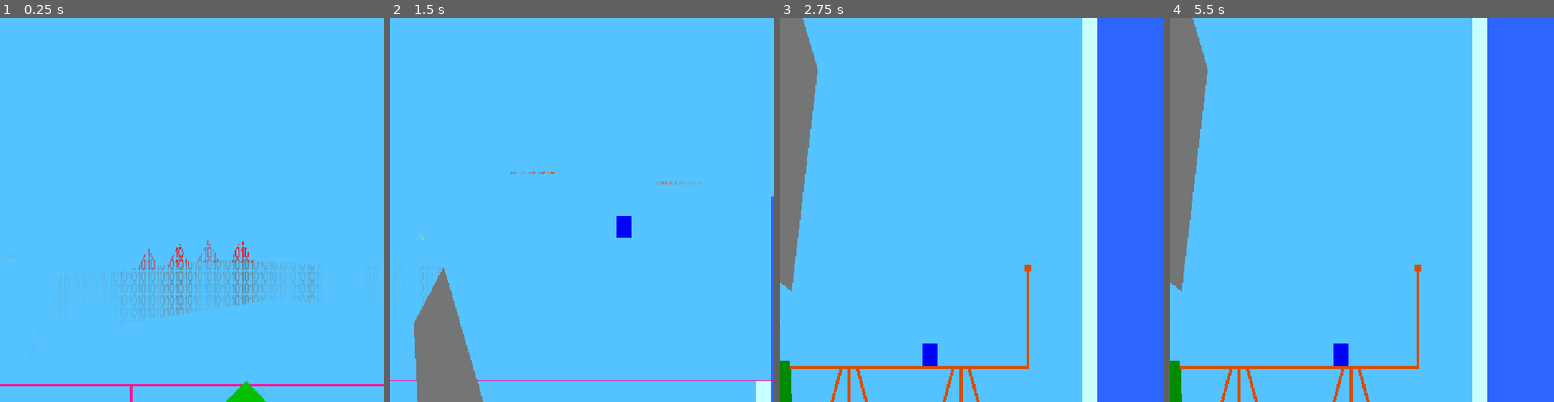
Above: before the commit, frames 1-4 (left to right).
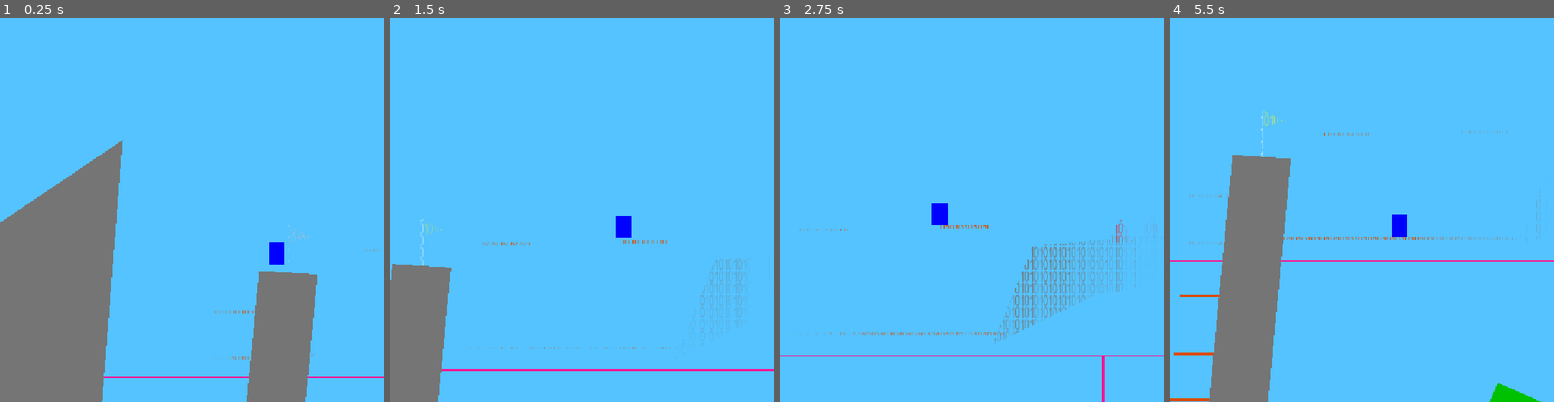
Above: after the commit, the same moments.

Repository: xorblo-doitus/OOB
Game: Godot game, scene res://src/gameplay/world/world.tscn
The game is run twice, just before and just after one commit, with the same random seed, the same clock (stepped at 60 frames per second) and the same inputs.
Inputs:
- Up to frame 1 (0.25 s): no input
- Up to frame 2 (1.5 s): hold D (right) from 0.53 s (still down); tap Space (jump) at 0.77 s
- Up to frame 3 (2.75 s): tap Space (jump) at 1.52 s; release D (right) at 2.03 s; hold Left (left) from 2.03 s (still down)
- Up to frame 4 (5.5 s): release Left (left) at 2.78 s; hold D (right) 2.78-4.28 s; tap Space (jump) at 3.02, 3.77, 4.52 s; hold Left (left) 4.28-5.03 s; hold D (right) from 5.03 s (still down)

The runs differ from the first frame. In frame 1, 25% of the frame differs, in the area x 0-100%, y 31-100%; in frame 2, 6.7%; in frame 3, 30%; in frame 4, 38%, in the area x 0-100%, y 0-100%.

Commit message:
Added 4th level

Diff:
--- a/src/gameplay/world/world.tscn
+++ b/src/gameplay/world/world.tscn
@@ -21,6 +21,89 @@
 [sub_resource type="RectangleShape2D" id="RectangleShape2D_oqi2p"]
 size = Vector2(294, 751)
 
+[sub_resource type="RectangleShape2D" id="RectangleShape2D_66050"]
+size = Vector2(453, 178)
+
+[sub_resource type="Animation" id="Animation_atomd"]
+resource_name = "float"
+length = 4.0
+loop_mode = 1
+tracks/0/type = "bezier"
+tracks/0/imported = false
+tracks/0/enabled = true
+tracks/0/path = NodePath(".:position:x")
+tracks/0/interp = 1
+tracks/0/loop_wrap = true
+tracks/0/keys = {
+"handle_modes": PackedInt32Array(0, 0, 0, 0),
+"points": PackedFloat32Array(-398, -0.25, 0, 0.25, 0, -397, -0.25, 0, 0.25, 0, -385.536, -0.25, 0, 0.25, 0, -398, -0.25, 0, 0.25, 0),
+"times": PackedFloat32Array(0, 1, 2.4, 4)
+}
+tracks/1/type = "bezier"
+tracks/1/imported = false
+tracks/1/enabled = true
+tracks/1/path = NodePath(".:position:y")
+tracks/1/interp = 1
+tracks/1/loop_wrap = true
+tracks/1/keys = {
+"handle_modes": PackedInt32Array(0, 0, 0, 0),
+"points": PackedFloat32Array(422, -0.25, 0, 0.25, 0, 413, -0.25, 0, 0.25, 0, 447.823, -0.25, 0, 0.25, 0, 422, -0.25, 0, 0.25, 0),
+"times": PackedFloat32Array(0, 1, 2.2, 4)
+}
+tracks/2/type = "bezier"
+tracks/2/imported = false
+tracks/2/enabled = true
+tracks/2/path = NodePath(".:rotation")
+tracks/2/interp = 1
+tracks/2/loop_wrap = true
+tracks/2/keys = {
+"handle_modes": PackedInt32Array(0, 0, 0, 0),
+"points": PackedFloat32Array(-1.84233, -0.25, 0, 0.25, 0, -0.818044, -0.25, 0, 0.25, 0, -1.82759, -0.25, 0, 0.25, 0, -1.84233, -0.25, 0, 0.25, 0),
+"times": PackedFloat32Array(0, 1.8, 3.92591, 4)
+}
+
+[sub_resource type="Animation" id="Animation_db3rd"]
+length = 0.001
+tracks/0/type = "bezier"
+tracks/0/imported = false
+tracks/0/enabled = true
+tracks/0/path = NodePath(".:position:x")
+tracks/0/interp = 1
+tracks/0/loop_wrap = true
+tracks/0/keys = {
+"handle_modes": PackedInt32Array(0),
+"points": PackedFloat32Array(-394, -0.25, 0, 0.25, 0),
+"times": PackedFloat32Array(0)
+}
+tracks/1/type = "bezier"
+tracks/1/imported = false
+tracks/1/enabled = true
+tracks/1/path = NodePath(".:position:y")
+tracks/1/interp = 1
+tracks/1/loop_wrap = true
+tracks/1/keys = {
+"handle_modes": PackedInt32Array(0),
+"points": PackedFloat32Array(426, -0.25, 0, 0.25, 0),
+"times": PackedFloat32Array(0)
+}
+tracks/2/type = "bezier"
+tracks/2/imported = false
+tracks/2/enabled = true
+tracks/2/path = NodePath(".:rotation")
+tracks/2/interp = 1
+tracks/2/loop_wrap = true
+tracks/2/keys = {
+"handle_modes": PackedInt32Array(0),
+"points": PackedFloat32Array(0, -0.25, 0, 0.25, 0),
+"times": PackedFloat32Array(0)
+}
+
+[sub_resource type="AnimationLibrary" id="AnimationLibrary_7pe2p"]
+_data = {
+"RESET": SubResource("Animation_db3rd"),
+"float": SubResource("Animation_atomd")
+}
+
 [sub_resource type="SegmentShape2D" id="SegmentShape2D_3rvbt"]
 b = Vector2(0, -128)
 
@@ -30,13 +113,19 @@
 [node name="Player" parent="." instance=ExtResource("2_enicr")]
 unique_name_in_owner = true
 z_index = -64
-position = Vector2(964, -213)
+position = Vector2(11, -198)
 
 [node name="Camera2D" type="Camera2D" parent="."]
 unique_name_in_owner = true
 visible = false
 position = Vector2(-402, -335)
 
+[node name="CameraZone5" parent="." instance=ExtResource("4_et3i5")]
+position = Vector2(-768, 256)
+
+[node name="CameraZone4" parent="." instance=ExtResource("4_et3i5")]
+position = Vector2(-256, 256)
+
 [node name="CameraZone" parent="." instance=ExtResource("4_et3i5")]
 position = Vector2(256, 256)
 
@@ -61,10 +150,15 @@
 color = Color(0.458824, 0.458824, 0.458824, 1)
 polygon = PackedVector2Array(99, -333, 44, 248, -32, 218, 21, -338)
 
+[node name="Rock3" parent="." instance=ExtResource("6_t1arw")]
+position = Vector2(-297, 188)
+color = Color(0.458824, 0.458824, 0.458824, 1)
+polygon = PackedVector2Array(103, -505, 44, 248, -32, 218, -310, -227)
+
 [node name="Grass1" parent="." instance=ExtResource("6_t1arw")]
 position = Vector2(204, 487)
 color = Color(0, 0.545098, 0, 1)
-polygon = PackedVector2Array(-123, -25, -124, 57, -397, 92, -348, -121)
+polygon = PackedVector2Array(-123, -25, -124, 57, -228, 66, -380, 158, -761, 130, -1312, 42, -1314, -148, -704, -100, -579, -5, -439, 8, -244, -101)
 
 [node name="OOBground" parent="." instance=ExtResource("6_t1arw")]
 material = ExtResource("5_gag1f")
@@ -125,6 +219,36 @@
 position = Vector2(215, -33)
 width = 330.0
 
+[node name="OneWayPlateform6" parent="." instance=ExtResource("6_2wxex")]
+material = ExtResource("5_gag1f")
+position = Vector2(-39, -90)
+width = 64.0
+
+[node name="OneWayPlateform13" parent="." instance=ExtResource("6_2wxex")]
+material = ExtResource("5_gag1f")
+position = Vector2(-43, -28)
+width = 64.0
+
+[node name="OneWayPlateform7" parent="." instance=ExtResource("6_2wxex")]
+position = Vector2(-59, 120)
+width = 64.0
+
+[node name="OneWayPlateform11" parent="." instance=ExtResource("6_2wxex")]
+position = Vector2(-50, 43)
+width = 64.0
+
+[node name="OneWayPlateform8" parent="." instance=ExtResource("6_2wxex")]
+position = Vector2(-67, 182)
+width = 64.0
+
+[node name="OneWayPlateform9" parent="." instance=ExtResource("6_2wxex")]
+position = Vector2(-76, 261)
+width = 64.0
+
+[node name="OneWayPlateform12" parent="." instance=ExtResource("6_2wxex")]
+position = Vector2(-84, 336)
+width = 64.0
+
 [node name="Node2D" type="Node2D" parent="."]
 position = Vector2(215, -33)
 
@@ -155,6 +279,10 @@
 position = Vector2(150, 531)
 width = 330.0
 
+[node name="OneWayPlateform3" parent="." instance=ExtResource("6_2wxex")]
+position = Vector2(-155, 430)
+width = 200.0
+
 [node name="Water" type="Area2D" parent="."]
 z_index = -8
 position = Vector2(127, 542)
@@ -175,6 +303,16 @@
 
 [node name="Water" parent="Water2/CollisionShape2D" instance=ExtResource("7_bqvld")]
 
+[node name="Water3" type="Area2D" parent="."]
+z_index = -8
+position = Vector2(-417, 561)
+
+[node name="CollisionShape2D" type="CollisionShape2D" parent="Water3"]
+position = Vector2(138.5, -57)
+shape = SubResource("RectangleShape2D_66050")
+
+[node name="Water" parent="Water3/CollisionShape2D" instance=ExtResource("7_bqvld")]
+
 [node name="RespawnPoint" parent="." instance=ExtResource("8_str6s")]
 position = Vector2(475, 403)
 
@@ -184,6 +322,23 @@
 [node name="RespawnPoint3" parent="." instance=ExtResource("8_str6s")]
 material = ExtResource("5_gag1f")
 position = Vector2(959, -173)
+
+[node name="RespawnPoint4" parent="." instance=ExtResource("8_str6s")]
+material = ExtResource("5_gag1f")
+position = Vector2(27, -171)
+
+[node name="Moving" type="Node2D" parent="."]
+position = Vector2(-394, 426)
+scale = Vector2(1, 1)
+
+[node name="RespawnPoint5" parent="Moving" instance=ExtResource("8_str6s")]
+scale = Vector2(1, 1)
+
+[node name="AnimationPlayer" type="AnimationPlayer" parent="Moving"]
+libraries = {
+"": SubResource("AnimationLibrary_7pe2p")
+}
+autoplay = "float"
 
 [node name="Spike" parent="." instance=ExtResource("9_afmow")]
 position = Vector2(362, 439)
Not shown: 1 places in src/gameplay/world/world.tscn that only renumber resources
